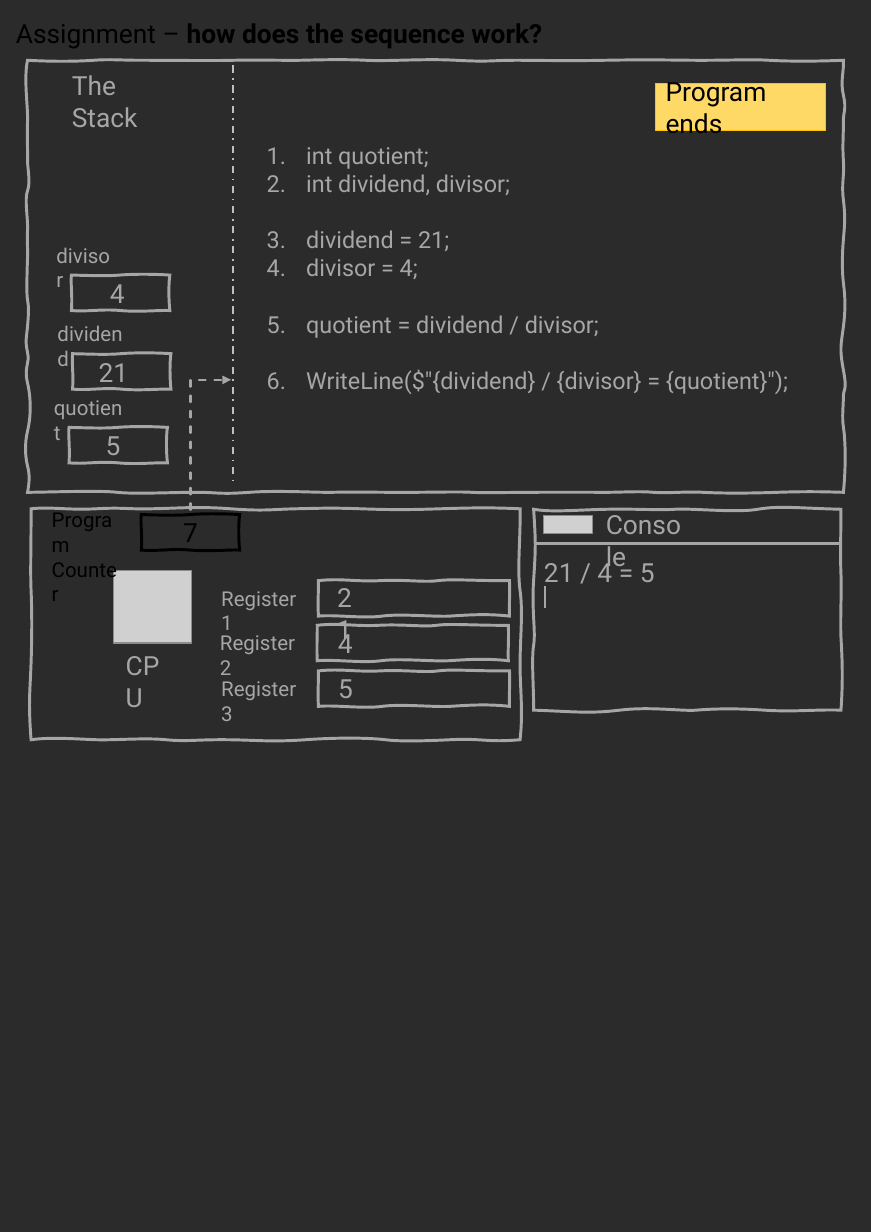
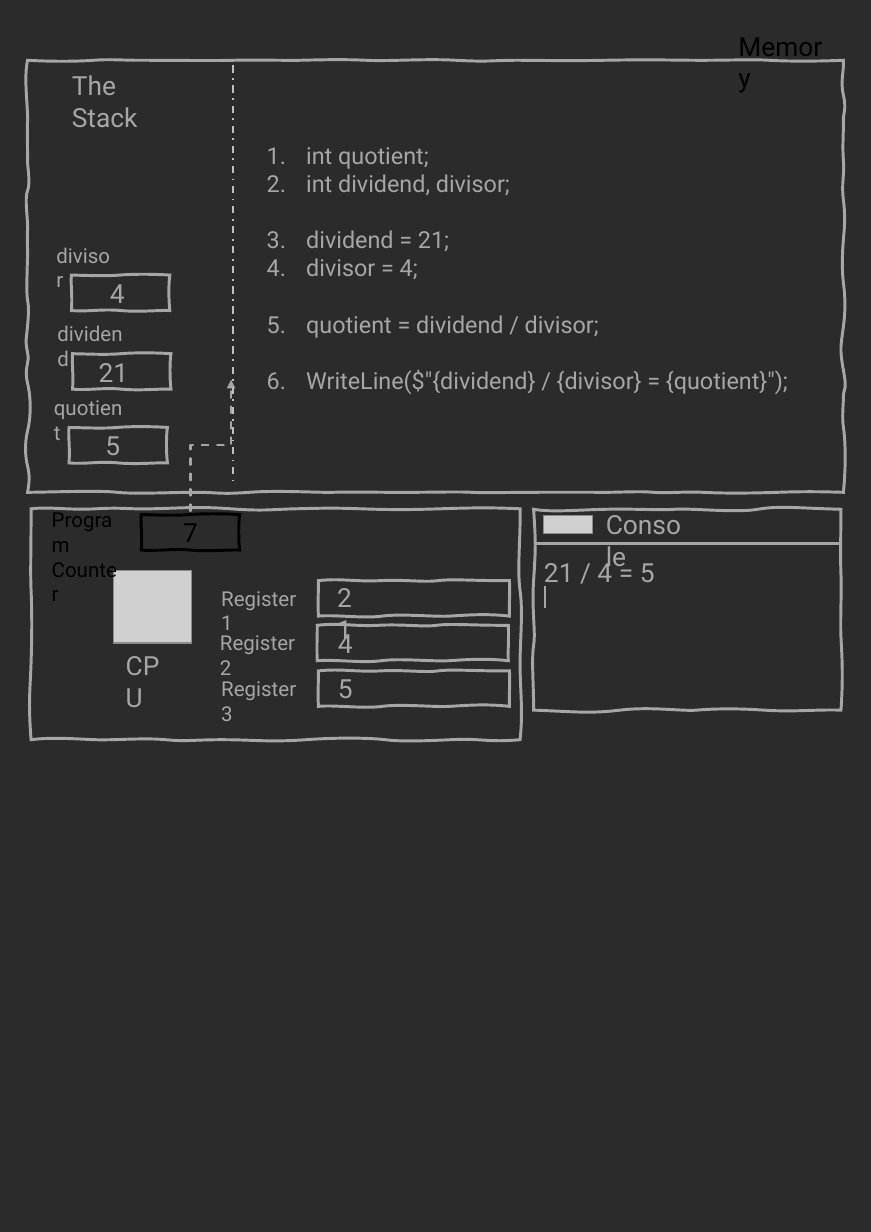
Before and after one commit to splashkit/the-programmers-field-guide, a slide deck: slide 18 of public/resources/ppt-slides/assignment-statement-int-division.pptx. Drawn at 871x1232 pixels with LibreOffice and Linux fonts; fonts in the diff are those of the drawing; grey boxes stand for pictures; background and template pictures are left out; a plain dark background stands for a picture behind light text. Boxes give left, top, right and bottom in pixels: in the first picture for what was removed or moved away, otherwise in the second. Text is boxed around its words. In the diff, an @@ line names an element or a change of style, - is before the commit and + after.

Commit message:
Edit first assignment statement slider.

```diff
--- a/public/resources/ppt-slides/assignment-statement-int-division.pptx
+++ b/public/resources/ppt-slides/assignment-statement-int-division.pptx
@@ text removed at (x1=16, y1=24, x2=542, y2=48) @@
-Assignment – how does the sequence work?
@@ text added at (x1=728, y1=24, x2=834, y2=66), 18 pt, text #000000 @@
+Memory
@@ rectangle removed at (x1=655, y1=83, x2=825, y2=131) @@
-Program ends
@@ elbow arrow (191, 511) - (231, 379): route changed @@
```
Also in this commit, not shown: 17 other slides changed, 21 other files.
